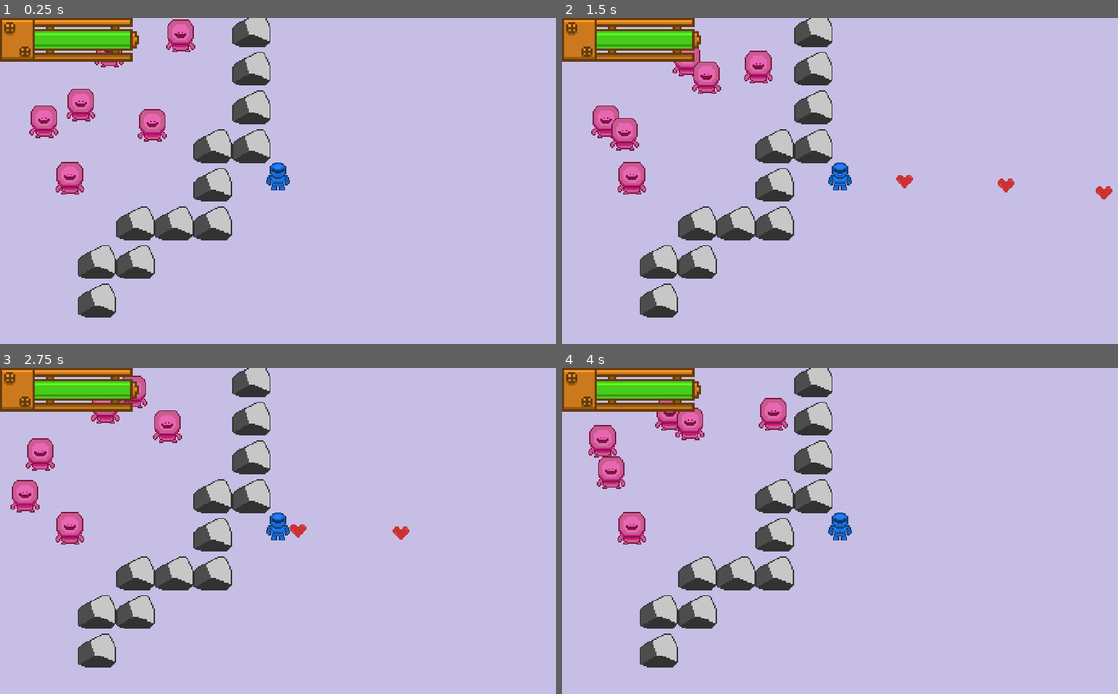
Above: before the commit, frames 1-4 (two rows, left to right).
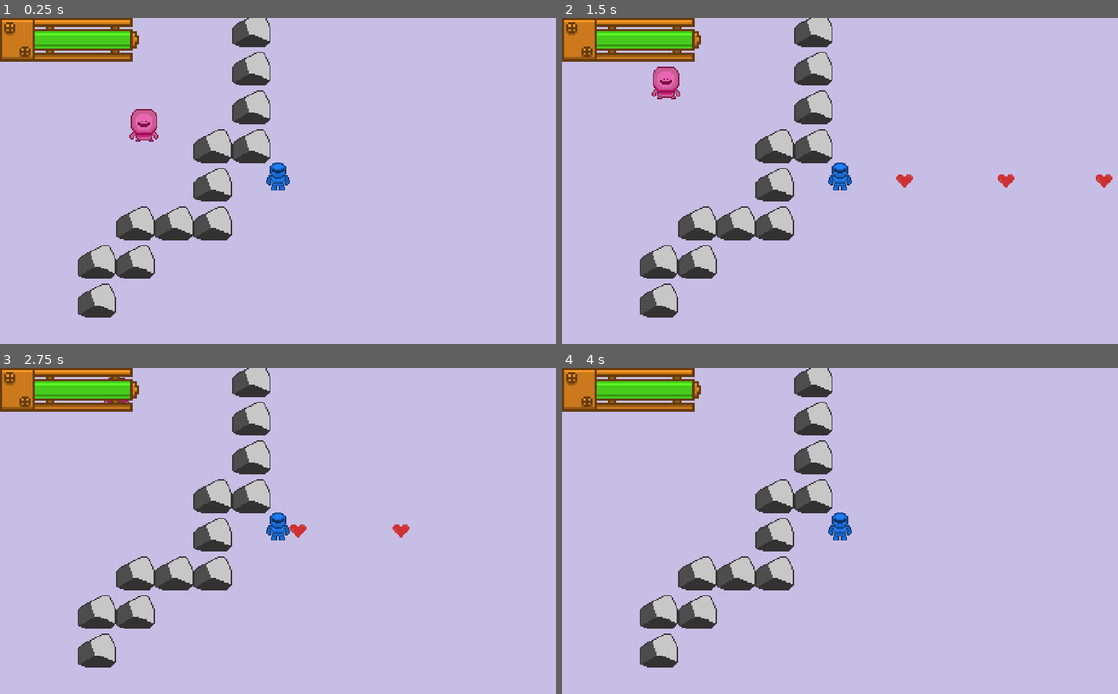
Above: after the commit, the same moments.

Repository: FREQ-E/Hanno
Game: Godot game, scene res://levels/test/test.tscn
Two runs of this game, one before a commit and one after it. Both use one fixed random seed, a clock stepped at 60 frames per second and the inputs below.
Inputs:
- Up to frame 1 (0.25 s): no input
- Up to frame 2 (1.5 s): hold Right (fire_right) 0.53-1.28 s; hold Space (sprint) 0.53-1.28 s; hold Down (fire_down) from 1.28 s (still down); tap Space (sprint) at 1.35 s
- Up to frame 3 (2.75 s): release Down (fire_down) at 2.03 s; hold Right (fire_right) from 2.03 s (still down); hold Space (sprint) from 2.03 s (still down)
- Up to frame 4 (4 s): release Right (fire_right) at 2.78 s; release Space (sprint) at 2.78 s; hold Up (fire_up) 2.78-3.53 s; tap Space (sprint) at 2.85 s; hold Left (fire_left) from 3.53 s (still down); hold Space (sprint) from 3.53 s (still down)

The runs differ from the first frame. In frame 1, 2.3% of the frame differs, in the area x 5-36%, y 0-55%; in frame 2, 3.0%, in the area x 5-99%, y 9-56%; in frame 3, 2.2%; in frame 4, 2.4%.

Commit message:
Improved bullet firing and removed GlobalData

Diff:
--- a/actors/alien1/alien1.tscn
+++ b/actors/alien1/alien1.tscn
@@ -1,8 +1,7 @@
-[gd_scene load_steps=13 format=2]
+[gd_scene load_steps=12 format=2]
 
 [ext_resource path="res://base_scripts/classic_character_2d.gd" type="Script" id=1]
 [ext_resource path="res://actors/alien1/Alien.png" type="Texture" id=2]
-[ext_resource path="res://actors/enemy_flag.gd" type="Script" id=3]
 [ext_resource path="res://ai/wander2d.gd" type="Script" id=4]
 [ext_resource path="res://ai/goto.gd" type="Script" id=5]
 [ext_resource path="res://ai/trigger_untrigger.gd" type="Script" id=6]
@@ -15,7 +14,9 @@
 [sub_resource type="CircleShape2D" id=1]
 radius = 37.2074
 
-[node name="Alien1" type="KinematicBody2D"]
+[node name="Alien1" type="KinematicBody2D" groups=[
+"enemies",
+]]
 material = ExtResource( 9 )
 collision_layer = 4
 collision_mask = 5
@@ -32,11 +33,10 @@
 
 [node name="NodeSight" type="RayCast2D" parent="."]
 enabled = true
-collision_mask = 3
+collision_mask = 2147483651
 script = ExtResource( 11 )
 
 [node name="EnemyFlag" type="Node" parent="."]
-script = ExtResource( 3 )
 
 [node name="Goto" type="Node" parent="."]
 script = ExtResource( 5 )
--- a/actors/character_animator.gd
+++ b/actors/character_animator.gd
@@ -12,7 +12,7 @@
 		stop()
 		frame = 1
 
-	else:
+	elif delta > 0:
 		var local: Vector2 = global_transform.basis_xform_inv(get_parent().movement_vector)
 		var new_origin: Vector2 = get_parent().global_transform.origin
 		speed_scale = new_origin.distance_to(_last_origin) / delta / default_movement_speed
--- a/actors/enemy_flag.gd
+++ /dev/null
@@ -1,15 +0,0 @@
-# A node flag specifically for enemies (because enemies is an array in GlobalData)
-class_name EnemyFlag
-extends Node
-
-
-export var auto_remove := true
-
-
-func _enter_tree():
-	GlobalData.enemies.append(get_parent())
-
-
-func _exit_tree():
-	if auto_remove:
-		GlobalData.enemies.erase(get_parent())
--- a/actors/node_flag.gd
+++ /dev/null
@@ -1,16 +0,0 @@
-# Adds the parent to a property in GlobalData
-class_name NodeFlag
-extends Node
-
-
-export var property_name: String
-export var auto_remove := false
-
-
-func _enter_tree():
-	GlobalData.set(property_name, get_parent())
-
-
-func _exit_tree():
-	if auto_remove:
-		GlobalData.set(property_name, null)
--- a/actors/player1/player1.tscn
+++ b/actors/player1/player1.tscn
@@ -2,7 +2,7 @@
 
 [ext_resource path="res://base_scripts/classic_character_2d.gd" type="Script" id=1]
 [ext_resource path="res://base_scripts/movement_input_2d.gd" type="Script" id=2]
-[ext_resource path="res://actors/node_flag.gd" type="Script" id=3]
+[ext_resource path="res://combat_scripts/damageable.gd" type="Script" id=3]
 [ext_resource path="res://actors/player1/Side-Sheet.png" type="Texture" id=4]
 [ext_resource path="res://actors/character_animator.gd" type="Script" id=5]
 [ext_resource path="res://actors/player1/Front-Sheet.png" type="Texture" id=6]
@@ -11,35 +11,35 @@
 [ext_resource path="res://combat_scripts/player_shooting.gd" type="Script" id=9]
 
 [sub_resource type="AtlasTexture" id=1]
+atlas = ExtResource( 4 )
+region = Rect2( 0, 0, 32, 32 )
+
+[sub_resource type="AtlasTexture" id=2]
+atlas = ExtResource( 4 )
+region = Rect2( 32, 0, 32, 32 )
+
+[sub_resource type="AtlasTexture" id=3]
+atlas = ExtResource( 4 )
+region = Rect2( 64, 0, 32, 32 )
+
+[sub_resource type="AtlasTexture" id=4]
+atlas = ExtResource( 4 )
+region = Rect2( 96, 0, 32, 32 )
+
+[sub_resource type="AtlasTexture" id=5]
 atlas = ExtResource( 7 )
 region = Rect2( 0, 0, 32, 32 )
 
-[sub_resource type="AtlasTexture" id=2]
+[sub_resource type="AtlasTexture" id=6]
 atlas = ExtResource( 7 )
 region = Rect2( 32, 0, 32, 32 )
 
-[sub_resource type="AtlasTexture" id=3]
+[sub_resource type="AtlasTexture" id=7]
 atlas = ExtResource( 7 )
 region = Rect2( 64, 0, 32, 32 )
 
-[sub_resource type="AtlasTexture" id=4]
+[sub_resource type="AtlasTexture" id=8]
 atlas = ExtResource( 7 )
-region = Rect2( 96, 0, 32, 32 )
-
-[sub_resource type="AtlasTexture" id=5]
-atlas = ExtResource( 4 )
-region = Rect2( 0, 0, 32, 32 )
-
-[sub_resource type="AtlasTexture" id=6]
-atlas = ExtResource( 4 )
-region = Rect2( 32, 0, 32, 32 )
-
-[sub_resource type="AtlasTexture" id=7]
-atlas = ExtResource( 4 )
-region = Rect2( 64, 0, 32, 32 )
-
-[sub_resource type="AtlasTexture" id=8]
-atlas = ExtResource( 4 )
 region = Rect2( 96, 0, 32, 32 )
 
 [sub_resource type="AtlasTexture" id=9]
@@ -62,12 +62,12 @@
 animations = [ {
 "frames": [ SubResource( 1 ), SubResource( 2 ), SubResource( 3 ), SubResource( 4 ) ],
 "loop": true,
-"name": "walk_up",
+"name": "walk_side",
 "speed": 10.0
 }, {
 "frames": [ SubResource( 5 ), SubResource( 6 ), SubResource( 7 ), SubResource( 8 ) ],
 "loop": true,
-"name": "walk_side",
+"name": "walk_up",
 "speed": 10.0
 }, {
 "frames": [ SubResource( 9 ), SubResource( 10 ), SubResource( 11 ), SubResource( 12 ) ],
@@ -83,7 +83,6 @@
 "player",
 ]]
 collision_layer = 2
-collision_mask = 5
 script = ExtResource( 1 )
 
 [node name="CharacterAnimator" type="AnimatedSprite" parent="."]
@@ -91,13 +90,12 @@
 scale = Vector2( 3, 3 )
 frames = SubResource( 13 )
 animation = "walk_down"
+frame = 1
 playing = true
 script = ExtResource( 5 )
 
 [node name="CollisionShape2D" type="CollisionShape2D" parent="."]
 shape = SubResource( 14 )
-
-[node name="BulletPoint" type="Node2D" parent="."]
 
 [node name="MovementInput2D" type="Node" parent="."]
 script = ExtResource( 2 )
@@ -105,13 +103,11 @@
 default_speed = 770.0
 dash_speed = 2000.0
 
-[node name="NodeFlag" type="Node" parent="."]
-script = ExtResource( 3 )
-property_name = "player"
-
-[node name="PlayerShooting" type="Node" parent="."]
+[node name="PlayerShooting" type="Node2D" parent="."]
 script = ExtResource( 9 )
 fire_rate = 0.35
-bullet_point_path = NodePath("../BulletPoint")
 
 [node name="CanvasLayer" parent="." instance=ExtResource( 8 )]
+
+[node name="Damageable" type="Node" parent="."]
+script = ExtResource( 3 )
--- a/actors/player1/player_bullet.tscn
+++ b/actors/player1/player_bullet.tscn
@@ -1,16 +1,20 @@
 [gd_scene load_steps=3 format=2]
 
 [ext_resource path="res://actors/characterbullet.png" type="Texture" id=1]
-[ext_resource path="res://combat_scripts/player_bullet.gd" type="Script" id=2]
+[ext_resource path="res://base_scripts/base_bullet.gd" type="Script" id=2]
 
 [node name="PlayerBullet" type="RigidBody2D"]
 rotation = 0.00424423
 scale = Vector2( 0.99999, 0.99606 )
-collision_layer = 2
+collision_layer = 0
 collision_mask = 5
+mode = 2
+gravity_scale = 0.0
 contacts_reported = 1
 contact_monitor = true
+can_sleep = false
 script = ExtResource( 2 )
+target_group = "enemies"
 
 [node name="CharacterBullet" type="Sprite" parent="."]
 position = Vector2( 0, 9 )
@@ -21,4 +25,3 @@
 rotation = -1.5708
 scale = Vector2( 0.494103, 0.494103 )
 polygon = PoolVector2Array( 0.808281, -28.1908, -23.465, -4.05785, -23.4985, -0.00248909, -23.5869, 3.70982, 0.53454, 28.0317, 12.3873, 28.0317, 20.2653, 20.1413, 20.4883, 8.10063, 12.2104, -0.00248909, 20.4081, -8.05649, 20.2968, -19.8609, 11.8926, -28.1908 )
-[connection signal="body_entered" from="." to="." method="_on_PlayerBullet_body_entered"]
--- a/actors/ui1/ui1.tscn
+++ b/actors/ui1/ui1.tscn
@@ -15,10 +15,8 @@
 
 # Called when the node enters the scene tree for the first time.
 func _ready():
-	if is_instance_valid(GlobalData.player):
-		yield(GlobalData, \"player_changed\")
-
-	health_source = GlobalData.player.get_node(\"Damageable\")
+	# warning-ignore-all:return_value_discarded
+	health_source = GlobalFuncs.yield_and_get_group(\"player\")[0].get_node(\"Damageable\")
 	health_source.connect(\"healed\", self, \"update_progress\")
 	health_source.connect(\"damaged\", self, \"update_progress\")
 	update_progress(null)
--- a/ai/agro2d.gd
+++ b/ai/agro2d.gd
@@ -17,6 +17,7 @@
 	target = get_parent().trigger_node.target
 	get_parent().goto.one_shot = false
 	get_parent().goto.speed = speed
+	# warning-ignore:return_value_discarded
 	get_tree().connect("idle_frame", self, "continue_loop")
 
 	while active:
--- a/ai/goto.gd
+++ b/ai/goto.gd
@@ -26,10 +26,7 @@
 	_is_ready = true
 
 	if navigation_path == NodePath("GlobalNavigation"):
-		if not is_instance_valid(GlobalData.navigation):
-			yield(GlobalData, "navigation_changed")
-
-		navigation = GlobalData.navigation
+		navigation = GlobalFuncs.yield_and_get_group("navigation")[0]
 
 	else:
 		navigation = get_node(navigation_path)
@@ -65,7 +62,6 @@
 	get_parent().movement_vector = movement_vector
 
 	if one_shot:
-		print(path[0].distance_to(_last_origin))
 		if path.size() == 2 and ((_last_origin - path[1]).normalized().dot((path[0] - path[1]).normalized()) <= 0 or \
 		path[0].distance_to(_last_origin) <= halting_tolerance):
 			set_enabled(false)
--- a/ai/node_sight2d.gd
+++ b/ai/node_sight2d.gd
@@ -6,7 +6,7 @@
 signal triggered			# emitted as soon as the target is hit and in range
 signal untriggered			# emitted as soon as the target falls out of sight/range
 
-export var target_path: NodePath = "Player"		# the path to the target (leave at "Player" to use GlobalData.player)
+export var target_path: NodePath = "player"		# the path to the target (leave at "player" to target the player group)
 export var max_distance := 3000.0				# the maximum distance the raycast will cast to
 
 var target: Node2D							# the node this raycast will cast to
@@ -14,11 +14,8 @@
 
 
 func _ready():
-	if target_path == NodePath("Player"):
-		if not is_instance_valid(GlobalData.player):
-			yield(GlobalData, "player_changed")
-
-		target = GlobalData.player
+	if target_path == NodePath("player"):
+		target = GlobalFuncs.yield_and_get_group("player")[0]
 
 	elif not target_path.is_empty():
 		target = get_node(target_path)
@@ -42,7 +39,11 @@
 
 			target_visible = false
 
-		cast_to = to_local(target.global_transform.origin).clamped(max_distance)
+		if max_distance == 0:
+			cast_to = to_local(target.global_transform.origin).clamped(max_distance)
+
+		else:
+			cast_to = to_local(target.global_transform.origin)
 
 	else:
 		if target_visible:
--- a/ai/wander2d.gd
+++ b/ai/wander2d.gd
@@ -17,6 +17,7 @@
 func _enter_tree():
 	add_child(timer)
 	timer.one_shot = true
+	# warning-ignore:return_value_discarded
 	timer.connect("timeout", self, "continue_loop")
 
 
--- /dev/null
+++ b/base_scripts/base_bullet.gd
@@ -0,0 +1,18 @@
+class_name BaseBullet
+extends RigidBody2D
+
+
+export var target_group := "player"
+
+
+func _ready():
+	# warning-ignore:return_value_discarded
+	connect("body_entered", self, "_handle_collision")
+
+
+func _handle_collision(body: Node) -> void:
+	queue_free()
+
+	if body.is_in_group(target_group):
+		# decrement health here @Zekda
+		pass
--- a/combat_scripts/damage_hue.gd
+++ b/combat_scripts/damage_hue.gd
@@ -10,6 +10,7 @@
 
 
 func _ready():
+	# warning-ignore:return_value_discarded
 	damageable.connect("damaged", self, "_handle_damaged")
 
 
--- a/combat_scripts/player_bullet.gd
+++ /dev/null
@@ -1,5 +0,0 @@
-extends RigidBody2D
-
-func _on_PlayerBullet_body_entered(body):
-	if !body.is_in_group("player"):
-		queue_free()
--- a/combat_scripts/player_shooting.gd
+++ b/combat_scripts/player_shooting.gd
@@ -1,37 +1,27 @@
 # A quick node to allow a controllabe Character to shoot
 # Must be a direct child of the Character
 class_name PlayerShooting
-extends Node
+extends Node2D
 
-export var bullet_speed = 1000
-export var fire_rate = 0.2
 
-var bullet = preload("res://actors/player1/player_bullet.tscn")
+export var bullet_speed := 1000
+export var fire_rate := 0.2
+
+var bullet_scene = preload("res://actors/player1/player_bullet.tscn")
 var can_fire = true
-var rot_angle = 0
-export (NodePath) var bullet_point_path = null
 
-# Called every frame. 'delta' is the elapsed time since the previous frame.
-func _process(delta):
-	if (Input.is_action_pressed("fire_up") or
-	Input.is_action_pressed("fire_left") or
-	Input.is_action_pressed("fire_down") or
-	Input.is_action_pressed("fire_right")) and can_fire:
-		var bullet_instance = bullet.instance()
-		bullet_instance.position = get_node(bullet_point_path).global_position
-		bullet_instance.rotation_degrees = get_parent().rotation_degrees
 
-		if Input.is_action_pressed("fire_up"):
-			rot_angle = deg2rad(270)
-		if Input.is_action_pressed("fire_left"):
-			rot_angle = deg2rad(180)
-		if Input.is_action_pressed("fire_down"):
-			rot_angle = deg2rad(90)
-		if Input.is_action_pressed("fire_right"):
-			rot_angle = deg2rad(0)
+func _process(_delta):
+	if not can_fire:
+		return
 
-		bullet_instance.apply_impulse(Vector2(), Vector2(bullet_speed, 0).rotated(rot_angle))
-		get_tree().get_root().add_child(bullet_instance)
+	var vector := Vector2(Input.get_action_strength("fire_right") - Input.get_action_strength("fire_left"), Input.get_action_strength("fire_down") - Input.get_action_strength("fire_up")).normalized()
+
+	if vector.is_normalized():		# even though vector was normalized, it could still be length 0 if no key was pressed
+		var bullet_instance = bullet_scene.instance()
+		bullet_instance.transform = global_transform
+		bullet_instance.linear_velocity = vector * bullet_speed
+		get_tree().current_scene.add_child(bullet_instance)
 		can_fire = false
 		yield(get_tree().create_timer(fire_rate), "timeout")
 		can_fire = true
--- a/global_data.gd
+++ /dev/null
@@ -1,19 +0,0 @@
-extends Node
-
-
-signal player_changed
-signal navigation_changed
-
-var player: Node setget set_player
-var enemies: Array
-var navigation: Node setget set_navigation
-
-
-func set_player(node: Node) -> void:
-	player = node
-	emit_signal("player_changed")
-
-
-func set_navigation(node: Node) -> void:
-	navigation = node
-	emit_signal("navigation_changed")
--- /dev/null
+++ b/global_funcs.gd
@@ -0,0 +1,12 @@
+extends Node
+
+
+func yield_and_get_group(group: String) -> Array:
+	# this function allows a node to try and get the nodes in a group
+	# it will wait until the group exists
+	var tree := get_tree()
+
+	while not tree.has_group(group):
+		yield(tree, "node_added")
+
+	return tree.get_nodes_in_group(group)
--- a/levels/test/test.tscn
+++ b/levels/test/test.tscn
@@ -1,14 +1,13 @@
-[gd_scene load_steps=7 format=2]
+[gd_scene load_steps=6 format=2]
 
 [ext_resource path="res://levels/floor1_tileset.tres" type="TileSet" id=1]
 [ext_resource path="res://actors/player1/player1.tscn" type="PackedScene" id=2]
 [ext_resource path="res://actors/alien1/alien1.tscn" type="PackedScene" id=3]
-[ext_resource path="res://actors/node_flag.gd" type="Script" id=4]
 
 [sub_resource type="NavigationPolygon" id=1]
-vertices = PoolVector2Array( 800, 104, 810, 168, 745, 166, -10, -26, 945, -20, 939, 107, 373, 737, -14, 749, 367, 626, 491, 356, 494, 422, 427, 424, 672, 237, 671, 296, 553, 293, 744, 233, 424, 613, 543, 349 )
-polygons = [ PoolIntArray( 0, 1, 2, 3 ), PoolIntArray( 3, 4, 5, 0 ), PoolIntArray( 6, 7, 3, 8 ), PoolIntArray( 9, 10, 11, 3 ), PoolIntArray( 12, 13, 14, 3 ), PoolIntArray( 2, 15, 12, 3 ), PoolIntArray( 11, 16, 8, 3 ), PoolIntArray( 9, 3, 14, 17 ) ]
-outlines = [ PoolVector2Array( -10, -26, -14, 749, 373, 737, 367, 626, 424, 613, 427, 424, 494, 422, 491, 356, 543, 349, 553, 293, 671, 296, 672, 237, 744, 233, 745, 166, 810, 168, 800, 104, 939, 107, 945, -20 ) ]
+vertices = PoolVector2Array( 165.01, 696.191, 97.0105, 2046.19, -396.99, 2002.19, -416.99, -471.809, 427, 424, 525.01, -449.809, 541.01, -135.809, 545.01, 14.1913, 491, 356, 494, 422, 2063.01, -451.809, 2059.01, -117.809, 672, 237, 671, 296, 553, 293, 655.01, 22.1913, 543, 349, 424, 613 )
+polygons = [ PoolIntArray( 0, 1, 2, 3 ), PoolIntArray( 4, 0, 3, 5, 6, 7, 8 ), PoolIntArray( 8, 9, 4 ), PoolIntArray( 5, 10, 11, 6 ), PoolIntArray( 12, 13, 14, 7, 15 ), PoolIntArray( 14, 16, 8, 7 ), PoolIntArray( 4, 17, 0 ) ]
+outlines = [ PoolVector2Array( -416.99, -471.809, -396.99, 2002.19, 97.0105, 2046.19, 165.01, 696.191, 424, 613, 427, 424, 494, 422, 491, 356, 543, 349, 553, 293, 671, 296, 672, 237, 655.01, 22.1913, 545.01, 14.1913, 541.01, -135.809, 2059.01, -117.809, 2063.01, -451.809, 525.01, -449.809 ) ]
 
 [sub_resource type="RectangleShape2D" id=2]
 extents = Vector2( 10, 1310.31 )
@@ -32,21 +31,6 @@
 [node name="Alien1" parent="YSort" instance=ExtResource( 3 )]
 position = Vector2( 369.37, 413.689 )
 
-[node name="Alien2" parent="YSort" instance=ExtResource( 3 )]
-position = Vector2( 462.073, 121.277 )
-
-[node name="Alien3" parent="YSort" instance=ExtResource( 3 )]
-position = Vector2( 231.64, 175.31 )
-
-[node name="Alien4" parent="YSort" instance=ExtResource( 3 )]
-position = Vector2( 159.067, 333.17 )
-
-[node name="Alien5" parent="YSort" instance=ExtResource( 3 )]
-position = Vector2( 16.5688, 376.608 )
-
-[node name="Alien6" parent="YSort" instance=ExtResource( 3 )]
-position = Vector2( 102.385, 564.662 )
-
 [node name="Player1" parent="YSort" instance=ExtResource( 2 )]
 position = Vector2( 792.512, 555.734 )
 
@@ -55,11 +39,9 @@
 zoom = Vector2( 1.8, 1.8 )
 smoothing_enabled = true
 
-[node name="Navigation2D" type="Navigation2D" parent="."]
-
-[node name="NodeFlag" type="Node" parent="Navigation2D"]
-script = ExtResource( 4 )
-property_name = "navigation"
+[node name="Navigation2D" type="Navigation2D" parent="." groups=[
+"navigation",
+]]
 
 [node name="NavigationPolygonInstance" type="NavigationPolygonInstance" parent="Navigation2D"]
 position = Vector2( -56, -18 )
--- a/project.godot
+++ b/project.godot
@@ -13,6 +13,11 @@
 "class": "Agro2D",
 "language": "GDScript",
 "path": "res://ai/agro2d.gd"
+}, {
+"base": "RigidBody2D",
+"class": "BaseBullet",
+"language": "GDScript",
+"path": "res://base_scripts/base_bullet.gd"
 }, {
 "base": "KinematicBody2D",
 "class": "Character2D",
@@ -40,11 +45,6 @@
 "path": "res://combat_scripts/damageable.gd"
 }, {
 "base": "Node",
-"class": "EnemyFlag",
-"language": "GDScript",
-"path": "res://actors/enemy_flag.gd"
-}, {
-"base": "Node",
 "class": "FaceMovement2D",
 "language": "GDScript",
 "path": "res://base_scripts/face_movement_2d.gd"
@@ -59,17 +59,12 @@
 "language": "GDScript",
 "path": "res://base_scripts/movement_input_2d.gd"
 }, {
-"base": "Node",
-"class": "NodeFlag",
-"language": "GDScript",
-"path": "res://actors/node_flag.gd"
-}, {
 "base": "RayCast2D",
 "class": "NodeSight2D",
 "language": "GDScript",
 "path": "res://ai/node_sight2d.gd"
 }, {
-"base": "Node",
+"base": "Node2D",
 "class": "PlayerShooting",
 "language": "GDScript",
 "path": "res://combat_scripts/player_shooting.gd"
@@ -101,16 +96,15 @@
 } ]
 _global_script_class_icons={
 "Agro2D": "",
+"BaseBullet": "",
 "Character2D": "",
 "CharacterAnimator": "",
 "ClassicCharacter2D": "",
 "DamageHue": "",
 "Damageable": "",
-"EnemyFlag": "",
 "FaceMovement2D": "",
 "Goto": "",
 "MovementInput2D": "",
-"NodeFlag": "",
 "NodeSight2D": "",
 "PlayerShooting": "",
 "RayBody2D": "",
@@ -128,7 +122,7 @@
 
 [autoload]
 
-GlobalData="*res://global_data.gd"
+GlobalFuncs="*res://global_funcs.gd"
 
 [display]
 
